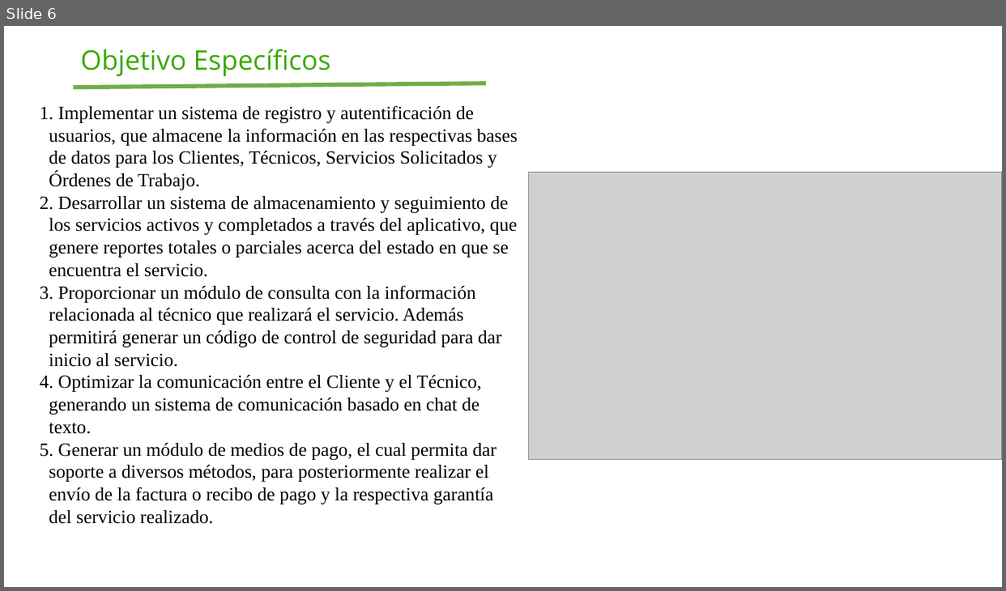
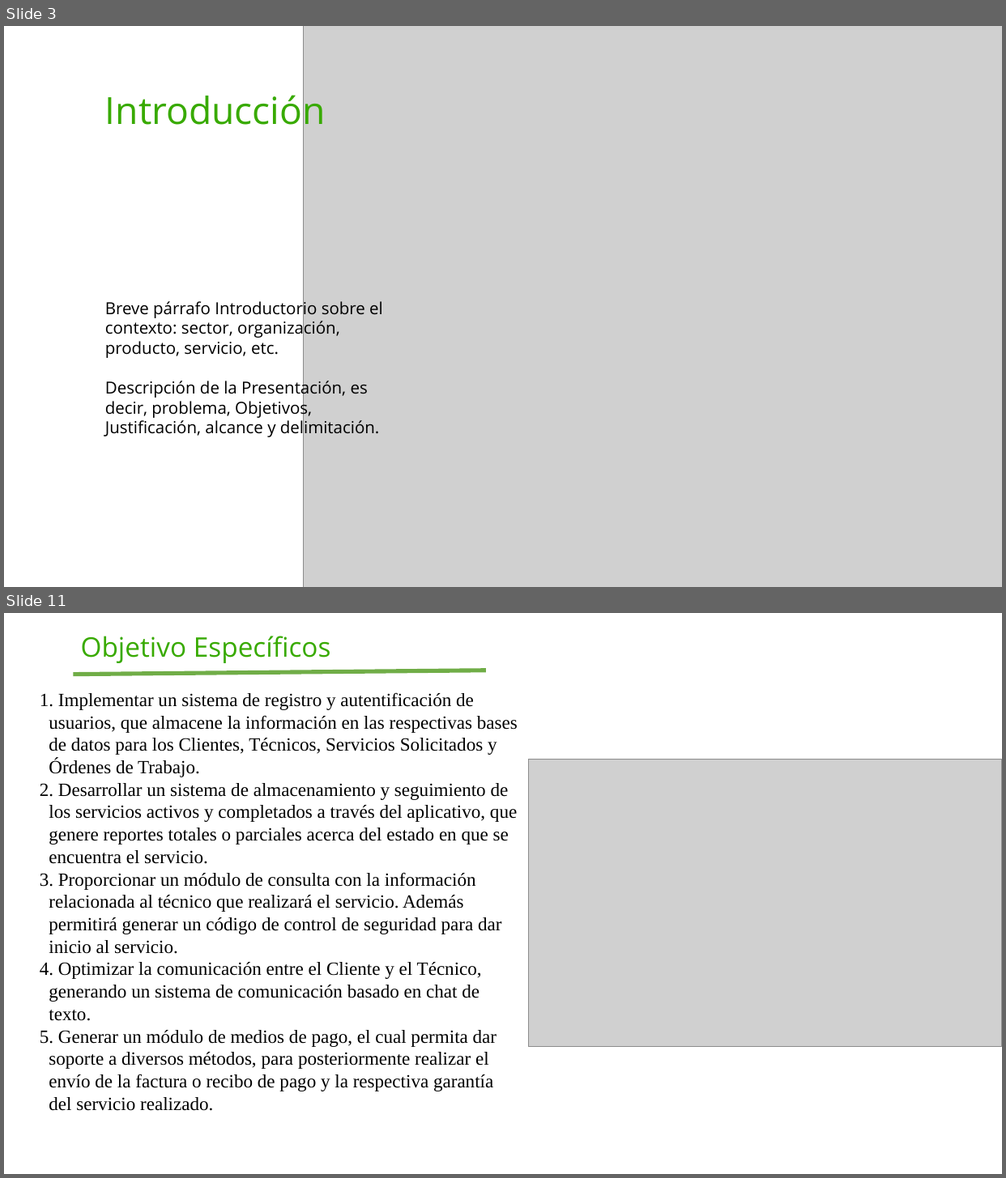
Before and after one commit to AlejandroMadrigalDev/Sistema_Gestion_Servicios_Tecnicos, a slide deck: _docs/Trimestre_2/00_Contextualizacion/7. Presentación.pptx. Shown one above the other, each under a label of ours: slide 6 before the commit, slides 3 and 11 after it; the slides between them are not shown. The pictures are 1006x591 and 1006x1178 pixels, drawn with LibreOffice and Linux fonts; fonts in the diff are those of the drawing; grey boxes stand for pictures; background and template pictures are left out. Boxes give left, top, right and bottom in pixels: in the first picture for what was removed or moved away, otherwise in the second. Text is boxed around its words. In the diff, an @@ line names an element or a change of style, - is before the commit and + after.

```diff
--- a/_docs/Trimestre_2/00_Contextualizacion/7. Presentación.pptx
+++ b/_docs/Trimestre_2/00_Contextualizacion/7. Presentación.pptx
@@ slide 3 added at <box>4,26,1002,587</box>, background picture (left out) @@
@@ picture added at <box>304,26,1002,587</box> @@
@@ text added at <box>105,89,326,134</box>, 36 pt, text #38AA00 @@
+Introducción
@@ text added at <box>105,298,383,439</box>, 16 pt, text #000000 @@
+Breve párrafo Introductorio sobre el contexto: sector, organización, producto, servicio, etc.
+Descripción de la Presentación, es decir, problema, Objetivos, Justificación, alcance y delimitación.
@@ what was slide 6 is now slide 11 @@
```
Also in this commit, not shown: 1 slide changed, 8 other slides added, 27 slides removed, 1 other file.
